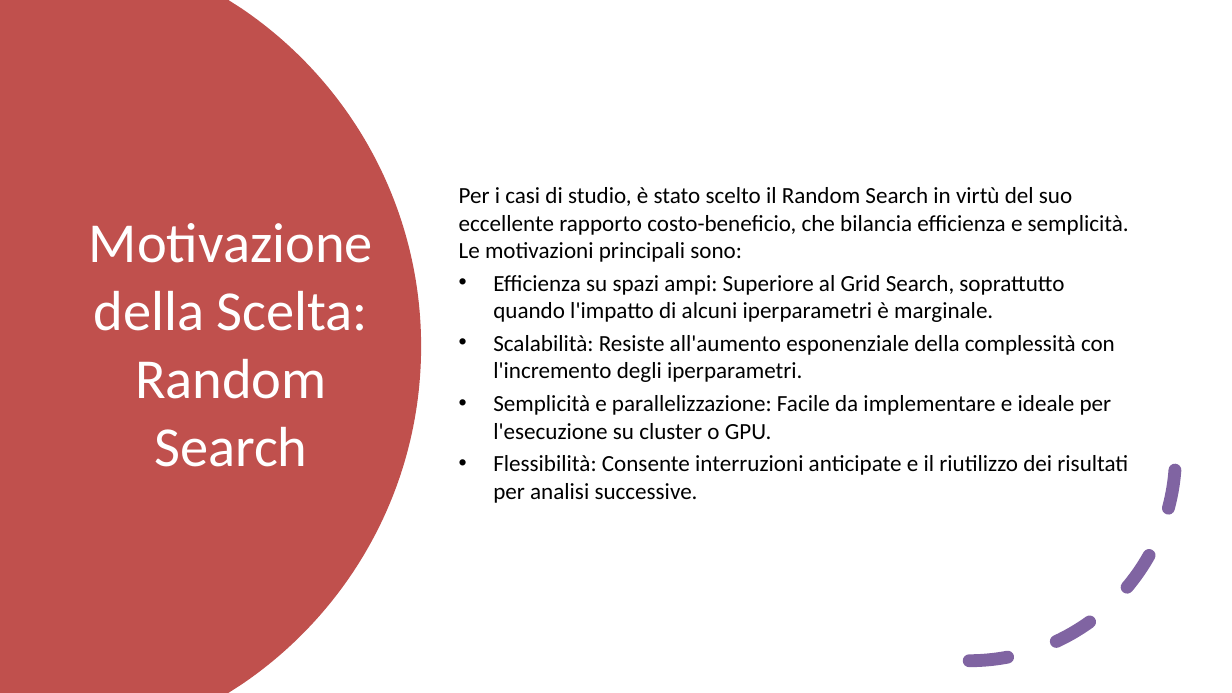
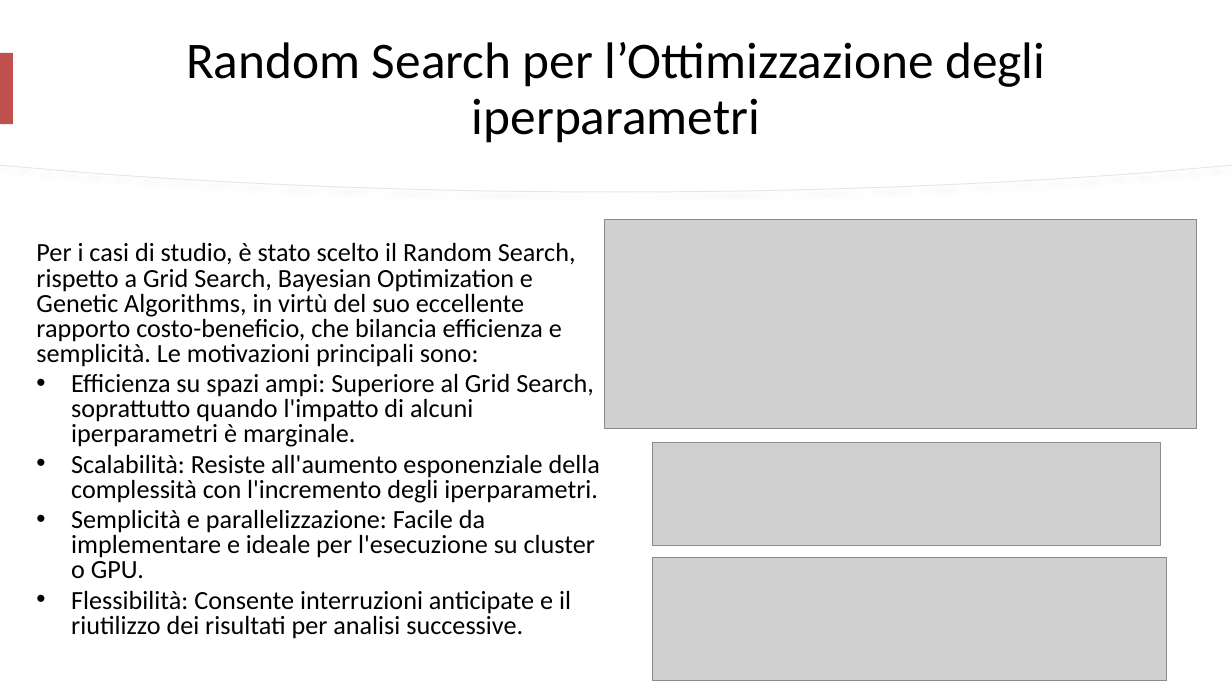
Before and after one commit to mtomas03/Thesis_Paper, a slide deck: slide 12 of Presentation.pptx (slide 6 before the commit). Drawn at 1232x693 pixels with LibreOffice and Linux fonts; fonts in the diff are those of the drawing; grey boxes stand for pictures. Boxes give left, top, right and bottom in pixels: in the first picture for what was removed or moved away, otherwise in the second. Text is boxed around its words. In the diff, an @@ line names an element or a change of style, - is before the commit and + after.

```diff
--- a/Presentation.pptx
+++ b/Presentation.pptx
@@ freeform shape removed at (x1=0, y1=0, x2=421, y2=693) @@
@@ freeform shape added at (x1=0, y1=0, x2=1232, y2=192), fill #FFFFFF, outline #E6E6E6 0.75 pt @@
@@ freeform shape added at (x1=0, y1=0, x2=1232, y2=191), fill #FFFFFF @@
@@ rectangle added at (x1=0, y1=53, x2=13, y2=124), fill #C0504D @@
@@ title at (x1=186, y1=42, x2=1045, y2=143): text changed; size 44 to 40 pt; text colour #FFFFFF to #000000 @@
-Motivazione della Scelta: Random Search
+Random Search per l’Ottimizzazione degli iperparametri
@@ text "Per i casi di studio, ..." moved from (x1=459, y1=187, x2=1129, y2=503) to (x1=36, y1=242, x2=600, y2=639) @@
@@ text "Per i casi di studio, ..." at (x1=36, y1=242, x2=600, y2=639): vertical alignment middle to top @@
@@ picture added at (x1=604, y1=219, x2=1197, y2=428) @@
@@ text at (x1=36, y1=242, x2=576, y2=367): text changed; size 18 to 20.4 pt @@
-Per i casi di studio, è stato scelto il Random Search in virtù del suo eccellente rapporto costo-beneficio, che bilancia efficienza e semplicità. Le motivazioni principali sono:
+Per i casi di studio, è stato scelto il Random Search, rispetto a Grid Search, Bayesian Optimization e Genetic Algorithms, in virtù del suo eccellente rapporto costo-beneficio, che bilancia efficienza e semplicità. Le motivazioni principali sono:
@@ arc (boxed as its full ellipse) removed at (x1=763, y1=249, x2=1176, y2=662) @@
@@ text at (x1=71, y1=373, x2=600, y2=639): size 18 to 20.4 pt in "Efficienza su spazi ampi: Superiore al Grid ...", "Scalabilità: Resiste all'aumento esponenziale della compless ...", "Semplicità e parallelizzazione: Facile da implementare e ...", "Flessibilità: Consente interruzioni anticipate e il riutiliz ..."; line spacing 1 to 0.8 @@
@@ picture added at (x1=653, y1=442, x2=1160, y2=544) @@
@@ picture added at (x1=653, y1=557, x2=1166, y2=680) @@
```
Also in this commit, not shown: 10 other slides changed, 8 slides added.
